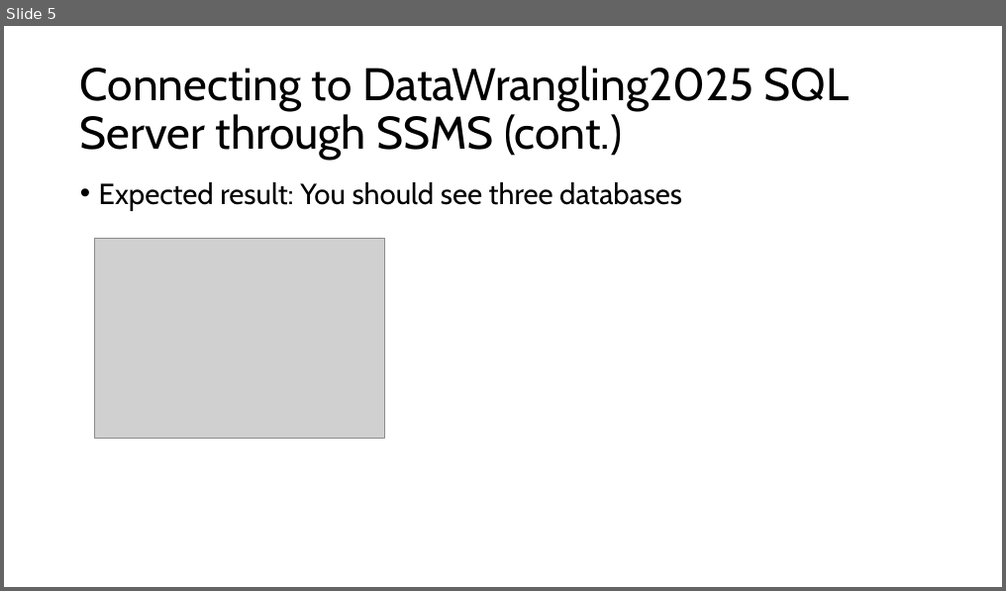
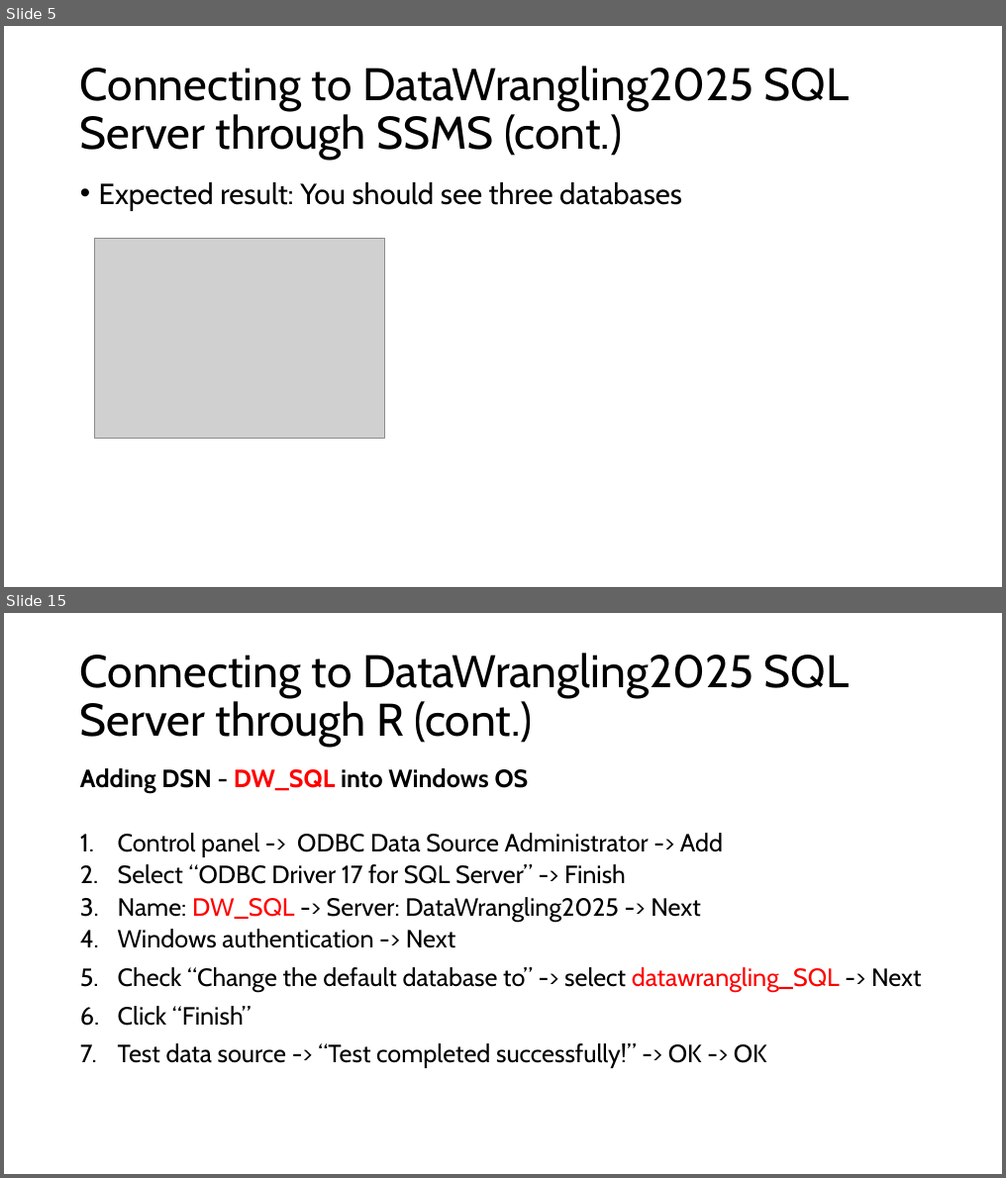
Before and after one commit to St-Jude-MS-ABDS/DataWrangling_R, a slide deck: testing/test_sql.pptx. Shown one above the other, each under a label of ours: slide 5 before the commit, slides 5 and 15 after it; the slides between them are not shown. The pictures are 1006x591 and 1006x1178 pixels, drawn with LibreOffice and Linux fonts; fonts in the diff are those of the drawing; grey boxes stand for pictures. Boxes give left, top, right and bottom in pixels: in the first picture for what was removed or moved away, otherwise in the second. Text is boxed around its words. In the diff, an @@ line names an element or a change of style, - is before the commit and + after.

```diff
--- a/testing/test_sql.pptx
+++ b/testing/test_sql.pptx
@@ slide 15 added at (4, 613, 1002, 1174), background #FFFFFF @@
@@ title added at (80, 653, 849, 747), 44 pt, text #000000 @@
+Connecting to DataWrangling2025 SQL Server through R (cont.)
@@ text added at (80, 768, 922, 1068), 24 pt, text #000000 @@
+  Adding DSN - DW_SQL into Windows OS
+  1. Control panel -> ODBC Data Source Administrator -> Add
+  2. Select “ODBC Driver 17 for SQL Server” -> Finish
+  3. Name: DW_SQL -> Server: DataWrangling2025 -> Next
+  4. Windows authentication -> Next
+  5. Check “Change the default database to” -> select datawrangling_SQL -> Next
+  6. Click “Finish”
+  7. Test data source -> “Test completed successfully!” -> OK -> OK
```
Also in this commit, not shown: 7 slides changed, 7 other slides added.
